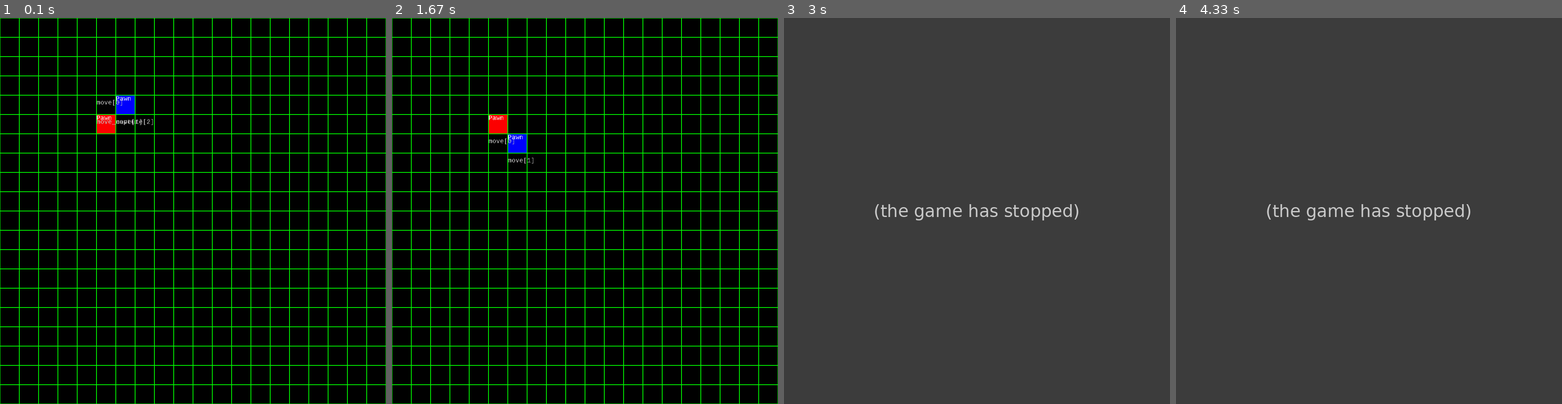
Above: before the commit, frames 1-4 (left to right).
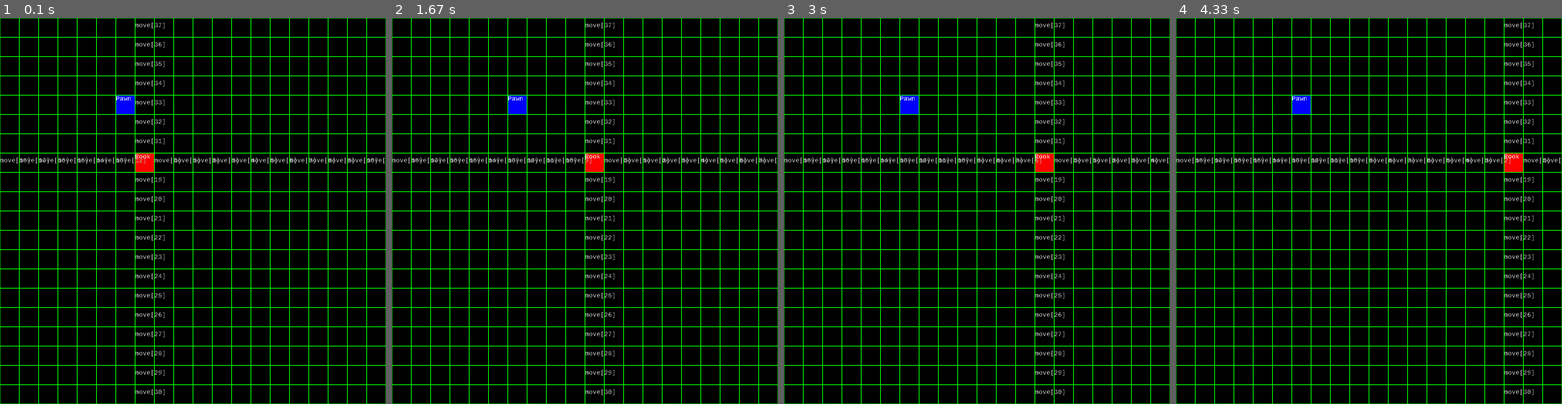
Above: after the commit, the same moments.

Repository: turnipjs/memechess
Game: pygame game, started from pygame_test.py
The game is run twice, just before and just after one commit, with the same random seed, the same clock (stepped at 60 frames per second) and the same inputs.
Inputs:
- Up to frame 1 (0.1 s): no input
- Up to frame 2 (1.67 s): tap 1 at 0.33 s; tap 0 at 0.67 s
- Up to frame 3 (3 s): tap 2 at 2 s
- Up to frame 4 (4.33 s): tap 1 at 3.33, 3.73, 4.03, 4.23 s

The runs differ from the first frame. In frame 1, 2.0% of the frame differs, in the area x 0-100%, y 1-98%; in frame 2, 2.4%; in frame 3, 100%; in frame 4, 100%, in the area x 0-100%, y 0-100%.
Error before the commit: IndexError: list index out of range (pygame_test.py line 30); the game stopped at 2 s (later frames are placeholders)

Commit message:
Push test and ex data

Diff:
--- a/pygame_test.py
+++ b/pygame_test.py
@@ -1,5 +1,5 @@
 import pygame
-from datamodel import game, pawn
+from datamodel import game, pawn, rook
 
 SQUARE_SIZE=50
 
@@ -7,12 +7,12 @@
 screen = pygame.display.set_mode((20*SQUARE_SIZE, 20*SQUARE_SIZE))
 
 board = game.Game()
-a=pawn.Pawn(board, (5, 5, 0), game.Color.BLACK)
+a=rook.Rook(board, (7, 7, 0), game.Color.BLACK)
 board.add_piece(a)
 b=pawn.Pawn(board, (6, 4, 0), game.Color.WHITE)
 board.add_piece(b)
 
-SELECTED_PIECE = b
+SELECTED_PIECE = a
 
 font = pygame.font.SysFont("monospace", 16)
 
